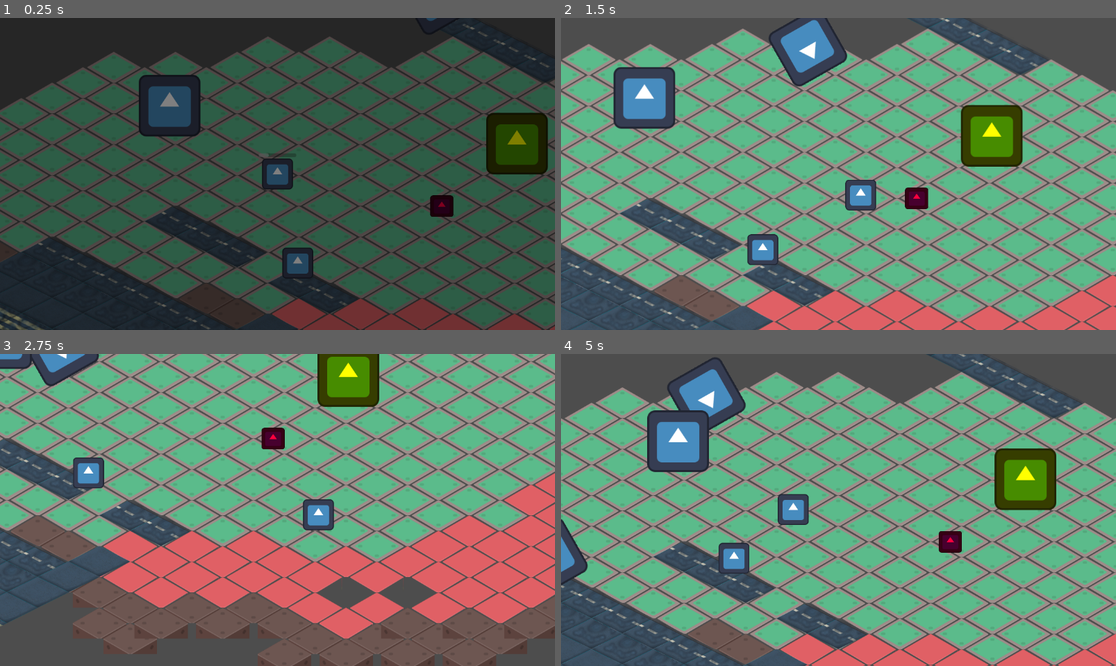
Above: before the commit, frames 1-4 (two rows, left to right).
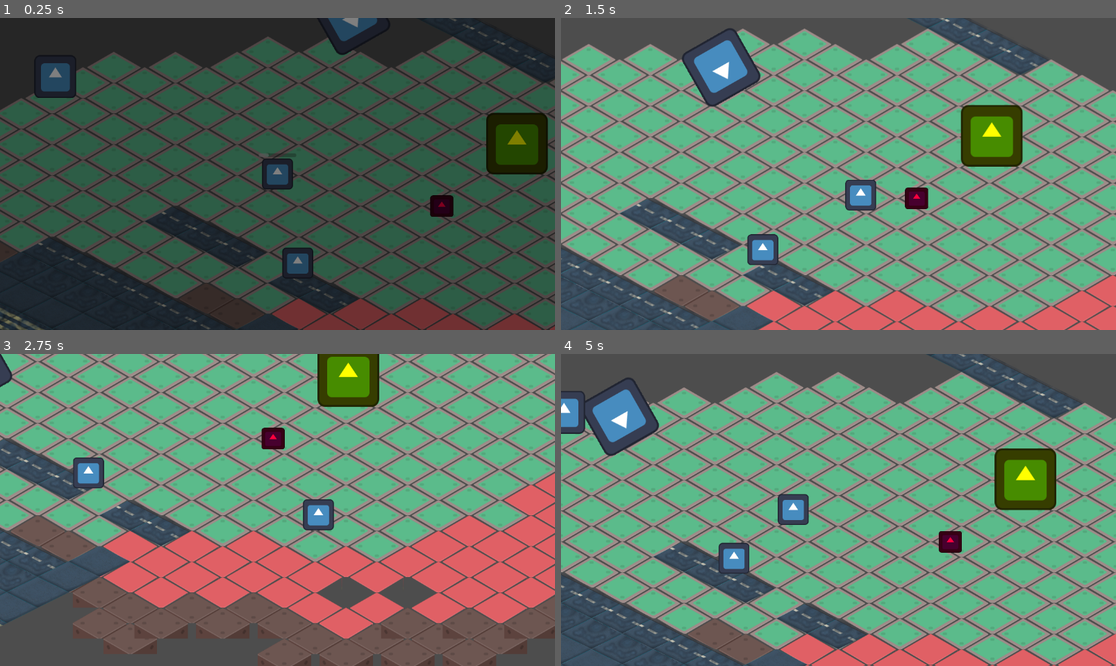
Above: after the commit, the same moments.

Repository: ManuelOteroFernandez/corujam2
Game: Godot game, scene res://testing_level.tscn
The game is run twice, just before and just after one commit, with the same random seed, the same clock (stepped at 60 frames per second) and the same inputs. The engine's default icon, where the game draws it, is replaced by a stand-in: a white triangle on a blue panel in a dark square.
Inputs:
- Up to frame 1 (0.25 s): no input
- Up to frame 2 (1.5 s): tap Enter (ui_accept) at 0.5, 0.77 s; hold D (move_right) 0.53-1.28 s; hold E (interact) 0.53-1.28 s; hold S (move_down) from 1.28 s (still down); tap E (interact) at 1.35 s
- Up to frame 3 (2.75 s): tap Enter (ui_accept) at 1.52 s; release S (move_down) at 2.03 s; hold D (move_right) from 2.03 s (still down); hold E (interact) from 2.03 s (still down)
- Up to frame 4 (5 s): release D (move_right) at 2.78 s; release E (interact) at 2.78 s; hold W (move_up) 2.78-3.53 s; tap E (interact) at 2.85, 4.35 s; tap Enter (ui_accept) at 3.02, 3.77, 4.52 s; hold E (interact) 3.53-4.28 s; hold A (move_left) from 3.53 s (still down)

The runs differ from the first frame. In frame 1, 3.3% of the frame differs, in the area x 6-83%, y 0-39%; in frame 2, 6.0%; in frame 3, 1.1%; in frame 4, 6.4%, in the area x 0-34%, y 1-75%.

Commit message:
semaforo

Diff:
--- a/interactors/car_01.gd
+++ b/interactors/car_01.gd
@@ -1,6 +1,8 @@
 extends PathFollow2D
 
 const speed = 200
+
+@export var stop_point_percent = 0.52
 
 var stop = false
 var stop_in_next_loop = false
@@ -19,6 +21,6 @@
 		if loop and progress_ratio < 0.01:
 			h_offset = 0
 			loop = false
-		if not loop and progress_ratio > 0.52:
+		if not loop and progress_ratio > stop_point_percent:
 			stop = true
-			progress_ratio = 0.52
+			progress_ratio = stop_point_percent
--- /dev/null
+++ b/interactors/semaforo.gd
@@ -0,0 +1,18 @@
+extends "res://interactors/interactor_base.gd".InteractorBase
+@onready var semaforo: Sprite2D = $semaforo
+@onready var path_2d: Path2D = $Path2D
+
+func on_active_nube_interact(power:Nube.Powers):
+	if power == Nube.Powers.TORMENTA:
+		semaforo.active(true)
+		for child in path_2d.get_children():
+			child.set_stop_in_next_loop()
+
+func on_nube_interact(power:Nube.Powers):
+	pass
+
+func is_manolo_alive(manolo_pos:Vector2):
+	return false
+
+func get_death_text():
+	return "manolo fue atropellado"
--- /dev/null
+++ b/interactors/semaforo.tscn
@@ -0,0 +1,68 @@
+[gd_scene format=3 uid="uid://shl2ko3hyreg"]
+
+[ext_resource type="Script" uid="uid://bo0sbjt1iacyk" path="res://interactors/semaforo.gd" id="1_k5rxa"]
+[ext_resource type="Script" uid="uid://b5mafgosmohg7" path="res://interactors/car_01.gd" id="2_7muef"]
+[ext_resource type="Texture2D" uid="uid://3icx4awde8gy" path="res://icon.svg" id="3_f4h1p"]
+[ext_resource type="Script" uid="uid://b66tnf1sota0r" path="res://interactors/area_car.gd" id="4_by4if"]
+[ext_resource type="Script" uid="uid://ipg7aqwblnmj" path="res://interactors/alcantarilla.gd" id="5_3gflv"]
+
+[sub_resource type="Curve2D" id="Curve2D_sc0cp"]
+_data = {
+"points": PackedVector2Array(0, 0, 0, 0, 977, -661, 0, 0, 0, 0, 64.05847, -142.03462, 0, 0, 0, 0, -586, 214)
+}
+point_count = 3
+
+[sub_resource type="CircleShape2D" id="CircleShape2D_hs8nw"]
+radius = 66.24194
+
+[node name="Semaforo" type="Area2D" unique_id=1145332726]
+script = ExtResource("1_k5rxa")
+
+[node name="CollisionPolygon2D" type="CollisionPolygon2D" parent="." unique_id=1501982923]
+polygon = PackedVector2Array(-53, -124, -52, -228, 42, -227, 43, -124)
+
+[node name="Path2D" type="Path2D" parent="." unique_id=423162806]
+curve = SubResource("Curve2D_sc0cp")
+
+[node name="PathFollow2D" type="PathFollow2D" parent="Path2D" unique_id=1849471906]
+position = Vector2(977, -661)
+rotation = 2.6246917
+script = ExtResource("2_7muef")
+
+[node name="Icon" type="Sprite2D" parent="Path2D/PathFollow2D" unique_id=1770479998]
+texture = ExtResource("3_f4h1p")
+
+[node name="Area2D" type="Area2D" parent="Path2D/PathFollow2D" unique_id=1769480987 groups=["instand_damage"]]
+script = ExtResource("4_by4if")
+
+[node name="CollisionShape2D" type="CollisionShape2D" parent="Path2D/PathFollow2D/Area2D" unique_id=1524967932]
+shape = SubResource("CircleShape2D_hs8nw")
+
+[node name="PathFollow2D2" type="PathFollow2D" parent="Path2D" unique_id=1476647878]
+position = Vector2(542.3225, -413.90582)
+rotation = 2.6246917
+h_offset = 500.0
+script = ExtResource("2_7muef")
+
+[node name="Icon" type="Sprite2D" parent="Path2D/PathFollow2D2" unique_id=220941657]
+position = Vector2(-50, -128)
+texture = ExtResource("3_f4h1p")
+
+[node name="Area2D" type="Area2D" parent="Path2D/PathFollow2D2" unique_id=383145380 groups=["instand_damage"]]
+position = Vector2(-50, -128)
+script = ExtResource("4_by4if")
+
+[node name="CollisionShape2D" type="CollisionShape2D" parent="Path2D/PathFollow2D2/Area2D" unique_id=1672045411]
+shape = SubResource("CircleShape2D_hs8nw")
+
+[node name="semaforo" type="Sprite2D" parent="." unique_id=1262785045]
+position = Vector2(-7.9999995, -176)
+scale = Vector2(0.6796875, 0.6953125)
+texture = ExtResource("3_f4h1p")
+script = ExtResource("5_3gflv")
+texture_active = ExtResource("3_f4h1p")
+texture_inactive = ExtResource("3_f4h1p")
+
+[node name="Timer" type="Timer" parent="." unique_id=1668534184]
+wait_time = 3.0
+one_shot = true
--- a/testing_level.tscn
+++ b/testing_level.tscn
@@ -4,9 +4,9 @@
 [ext_resource type="Texture2D" uid="uid://3icx4awde8gy" path="res://icon.svg" id="2_b55i6"]
 [ext_resource type="PackedScene" uid="uid://c1ovovfk1kbhq" path="res://player/nube.tscn" id="2_haa73"]
 [ext_resource type="PackedScene" uid="uid://gnwu87y3yf7q" path="res://interactors/interactorTest.tscn" id="3_b55i6"]
-[ext_resource type="PackedScene" uid="uid://46jq7t0kmgjd" path="res://interactors/carretera.tscn" id="4_du6cx"]
 [ext_resource type="PackedScene" uid="uid://2jfb54qnrue6" path="res://ux/transition_screen.tscn" id="5_th68x"]
 [ext_resource type="PackedScene" uid="uid://33i8k6kuf66t" path="res://npc/npc_path.tscn" id="7_50fuq"]
+[ext_resource type="PackedScene" uid="uid://shl2ko3hyreg" path="res://interactors/semaforo.tscn" id="7_nha3r"]
 
 [sub_resource type="RectangleShape2D" id="RectangleShape2D_n3hra"]
 size = Vector2(126, 73)
@@ -43,9 +43,6 @@
 [node name="Icon" type="Sprite2D" parent="StaticBody2D" unique_id=1050051514]
 texture = ExtResource("2_b55i6")
 
-[node name="Carretera" parent="." unique_id=1180991772 instance=ExtResource("4_du6cx")]
-position = Vector2(395, 26)
-
 [node name="Nube" parent="." unique_id=774090252 instance=ExtResource("2_haa73")]
 position = Vector2(668, 94)
 
@@ -59,3 +56,6 @@
 position = Vector2(552, 103)
 curve = SubResource("Curve2D_nha3r")
 stop_points = Array[float]([9999.0])
+
+[node name="Semaforo" parent="." unique_id=1145332726 instance=ExtResource("7_nha3r")]
+position = Vector2(215, 68)
Not shown, added: interactors/semaforo.gd.uid
